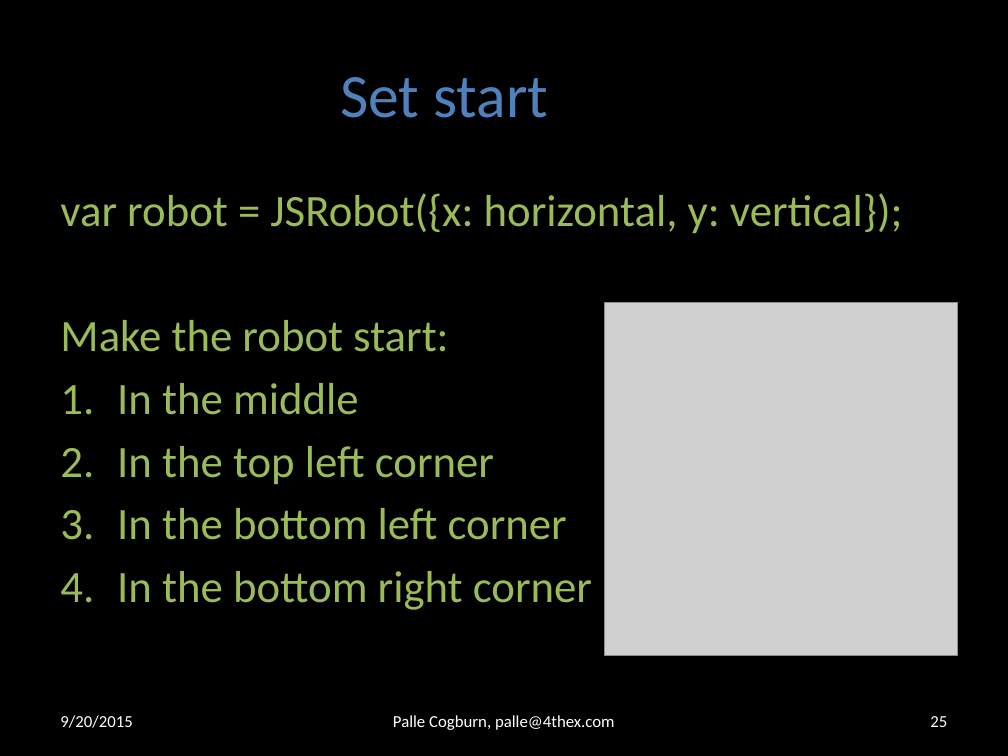
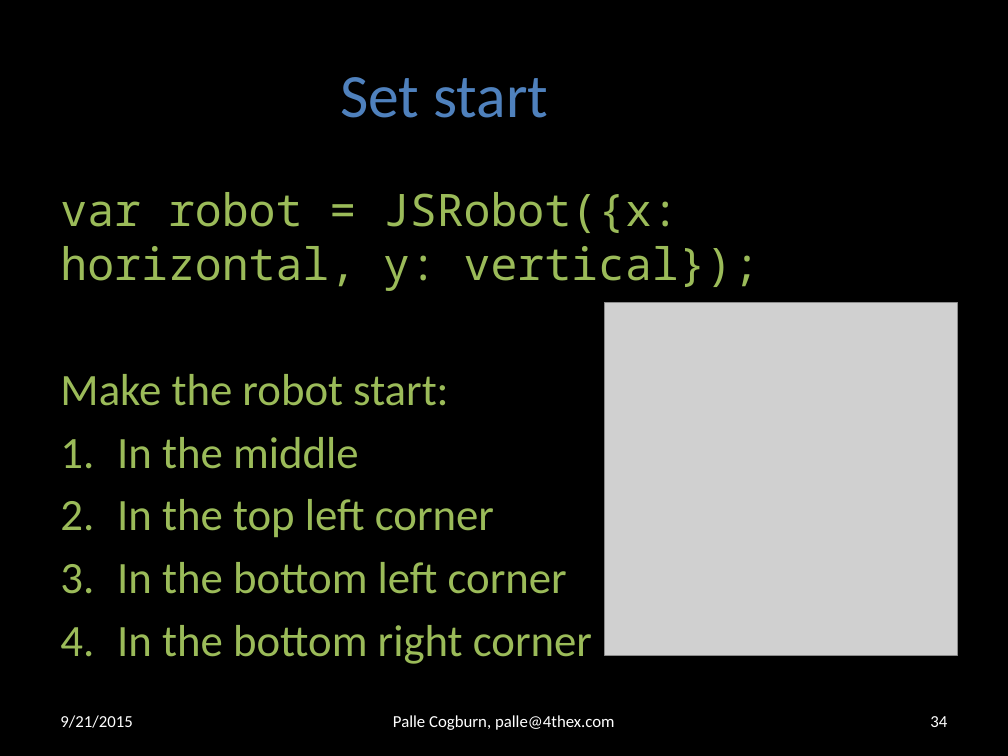
Before and after one commit to 4thex/JSRobot, a slide deck: slide 34 of doc/Computer Programming 1.pptx (slide 25 before the commit). Drawn at 1008x756 pixels with LibreOffice and Linux fonts; fonts in the diff are those of the drawing; grey boxes stand for pictures; background and template pictures are left out. Boxes give left, top, right and bottom in pixels: in the first picture for what was removed or moved away, otherwise in the second. Text is boxed around its words. In the diff, an @@ line names an element or a change of style, - is before the commit and + after.

```diff
--- a/doc/Computer Programming 1.pptx
+++ b/doc/Computer Programming 1.pptx
@@ text at (60, 192, 760, 291): font Calibri to Noto Sans Mono in "var robot = JSRobot({x: horizontal, y: vertical});" @@
@@ text at (60, 715, 132, 728): text changed @@
-9/20/2015
+9/21/2015
@@ page number at (930, 716, 947, 727): text changed @@
-25
+34
```
Also in this commit, not shown: 29 other slides changed, 9 slides added, 1 other file.
